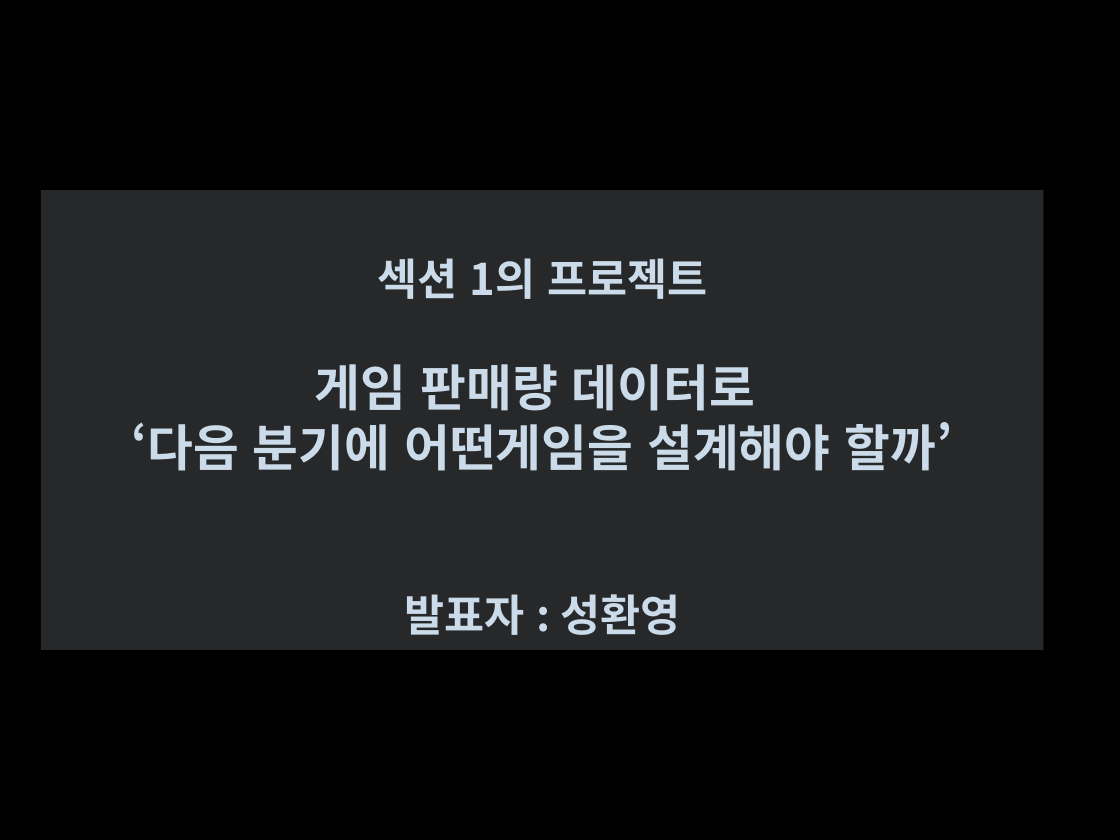
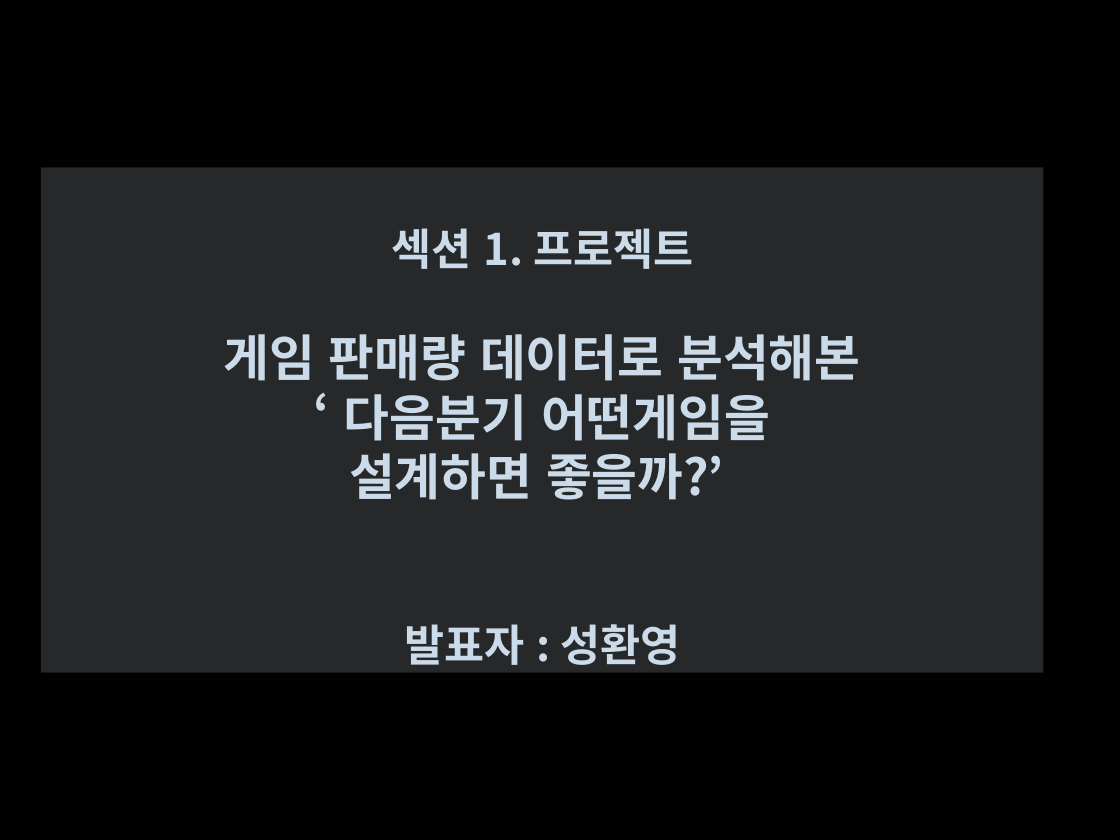
Before and after one commit to letssoar/CodeStatesProject, a slide deck: slide 1 of section1/cs_project_section1.pptx. Drawn at 1120x840 pixels with LibreOffice and Linux fonts; fonts in the diff are those of the drawing. Boxes give left, top, right and bottom in pixels: in the first picture for what was removed or moved away, otherwise in the second. Text is boxed around its words. In the diff, an @@ line names an element or a change of style, - is before the commit and + after.

```diff
--- a/section1/cs_project_section1.pptx
+++ b/section1/cs_project_section1.pptx
@@ title "섹션 1. 프로젝트 게임 판매량 ...": place and size @@
-title "섹션 1. 프로젝트 게임 판매량 ..." at box(41, 190, 1044, 651)
+title "섹션 1. 프로젝트 게임 판매량 ..." at box(41, 167, 1044, 672)
@@ title at box(223, 228, 860, 665): text changed @@
-섹션 1의 프로젝트
-게임 판매량 데이터로
-‘다음 분기에 어떤게임을 설계해야 할까’
-발표자 : 성환영
+섹션 1. 프로젝트
+게임 판매량 데이터로 분석해본
+‘ 다음분기 어떤게임을
+설계하면 좋을까?’
+발표자 : 성환영
```
Also in this commit, not shown: 2 other slides changed, 23 slides added, 9 slides removed, 1 other file.
